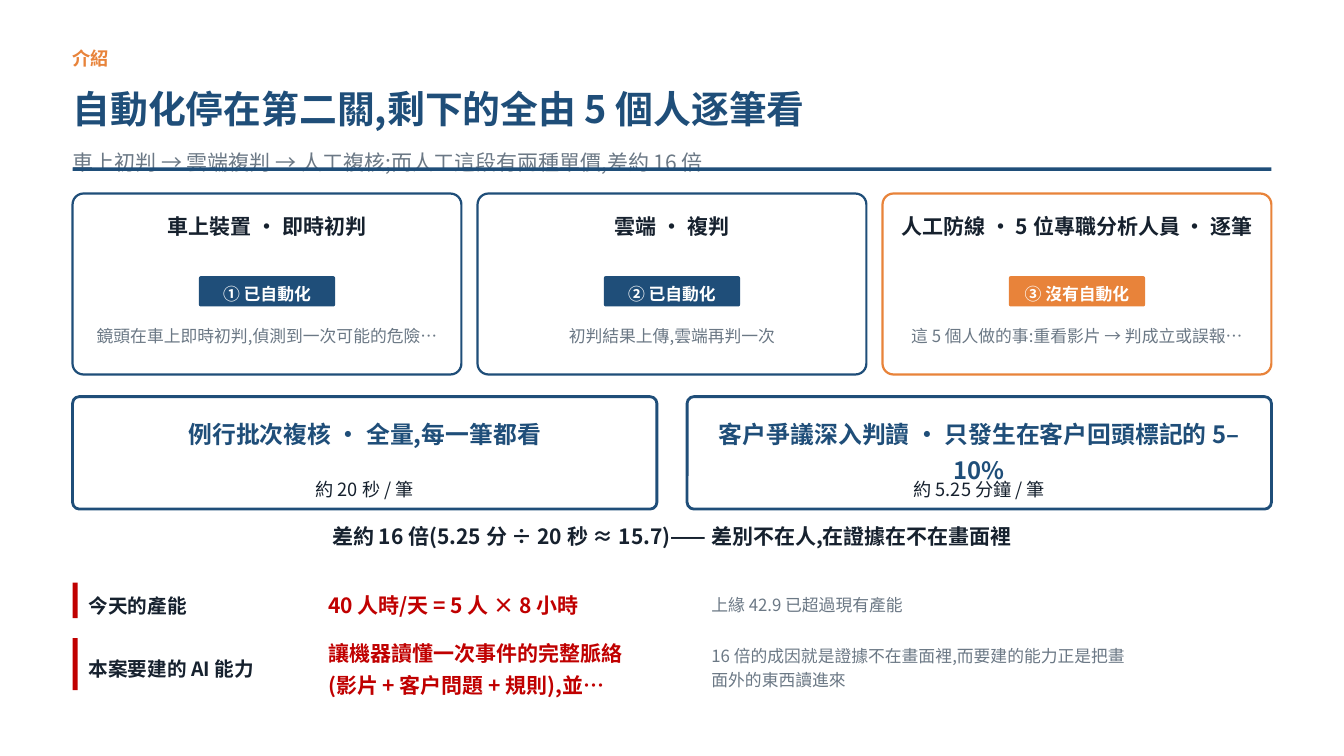
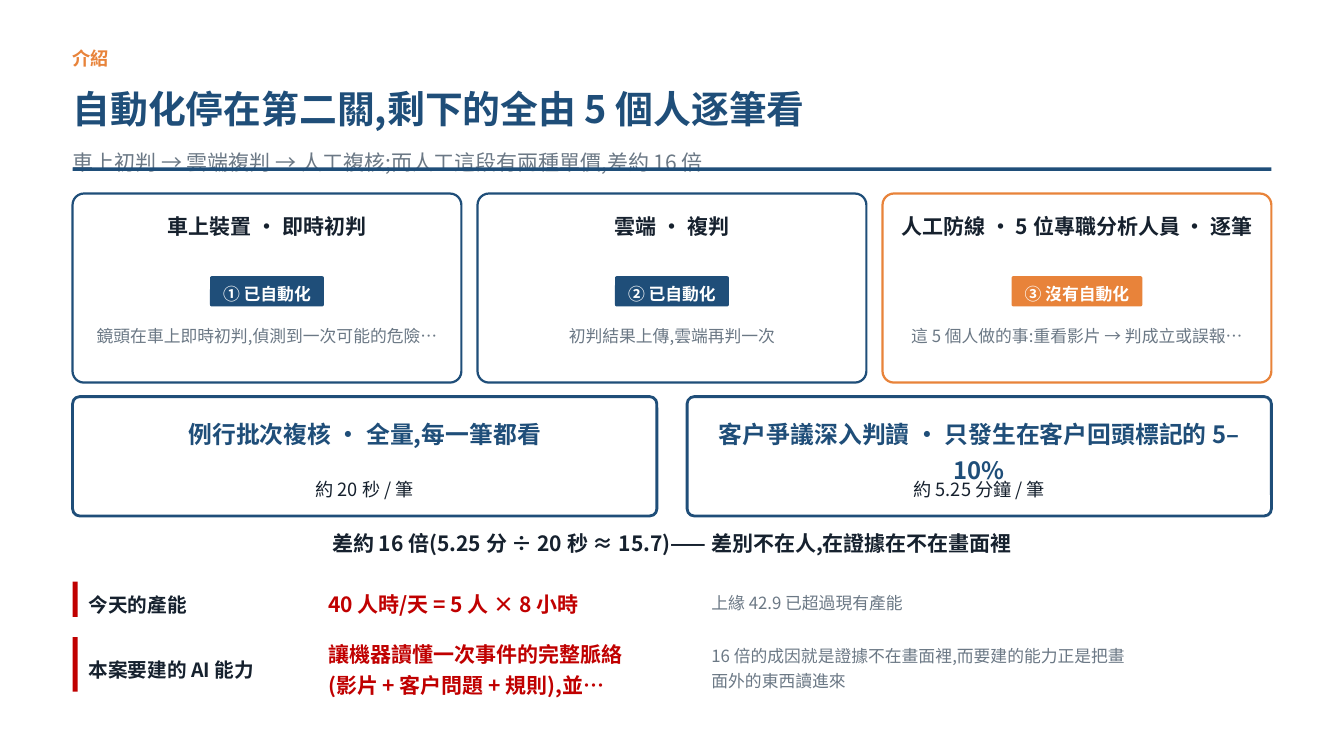
Before and after one commit to pokai-huang0828/UTS_workspace, a slide deck: slide 2 of Artificial Intelligence for Enterprises/Assessment3/Huang_26254793_421104_Assessment 3.pptx. Drawn at 1344x756 pixels with LibreOffice and Linux fonts; fonts in the diff are those of the drawing. Boxes give left, top, right and bottom in pixels: in the first picture for what was removed or moved away, otherwise in the second. Text is boxed around its words. In the diff, an @@ line names an element or a change of style, - is before the commit and + after.

```diff
--- a/Artificial Intelligence for Enterprises/Assessment3/Huang_26254793_421104_Assessment 3.pptx
+++ b/Artificial Intelligence for Enterprises/Assessment3/Huang_26254793_421104_Assessment 3.pptx
@@ rounded rectangle: place and size @@
-rounded rectangle at box(73, 194, 462, 374)
+rounded rectangle at box(73, 194, 462, 383)
@@ rounded rectangle: place and size @@
-rounded rectangle at box(478, 194, 867, 374)
+rounded rectangle at box(478, 194, 867, 383)
@@ rounded rectangle: place and size @@
-rounded rectangle at box(883, 194, 1272, 374)
+rounded rectangle at box(883, 194, 1272, 383)
@@ rounded rectangle: place and size @@
-rounded rectangle at box(199, 276, 335, 307)
+rounded rectangle at box(210, 276, 324, 307)
@@ rounded rectangle: place and size @@
-rounded rectangle at box(604, 276, 740, 307)
+rounded rectangle at box(615, 276, 729, 307)
@@ rounded rectangle: place and size @@
-rounded rectangle at box(73, 396, 657, 509)
+rounded rectangle at box(73, 397, 657, 516)
@@ rounded rectangle: place and size @@
-rounded rectangle at box(688, 396, 1272, 509)
+rounded rectangle at box(688, 397, 1272, 516)
@@ text "差約 16 倍(5.25 分 ÷ ...": place and size @@
-text "差約 16 倍(5.25 分 ÷ ..." at box(332, 526, 1012, 548)
+text "差約 16 倍(5.25 分 ÷ ..." at box(332, 533, 1012, 555)
```
Also in this commit, not shown: 9 other slides changed, 3 other files.
